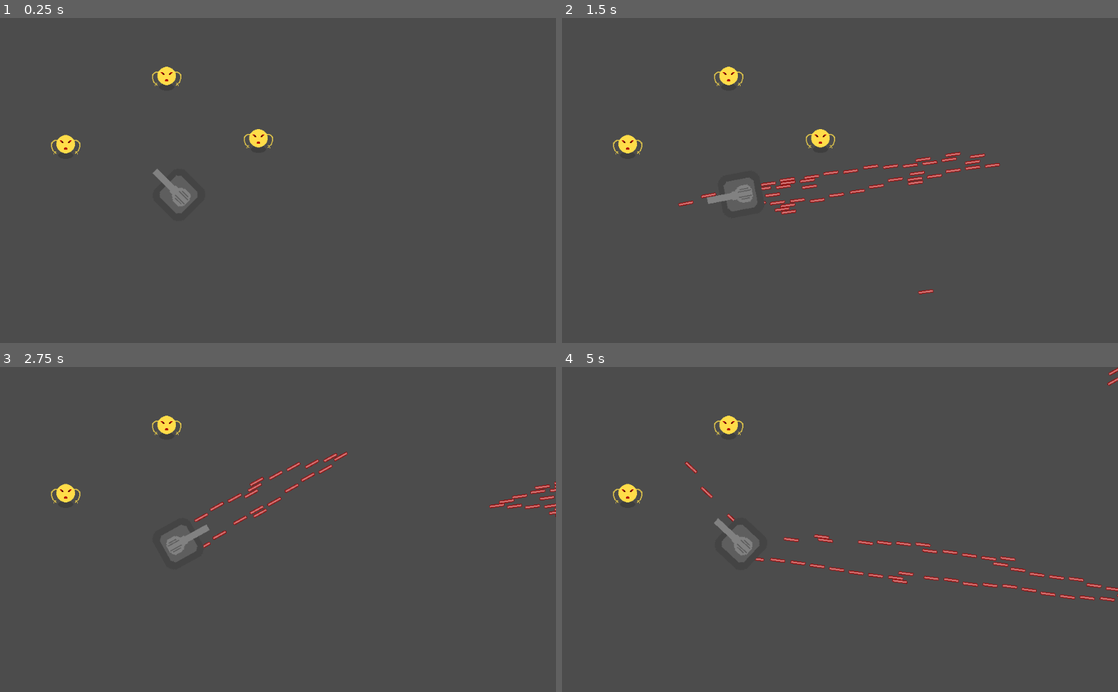
Above: before the commit, frames 1-4 (two rows, left to right).
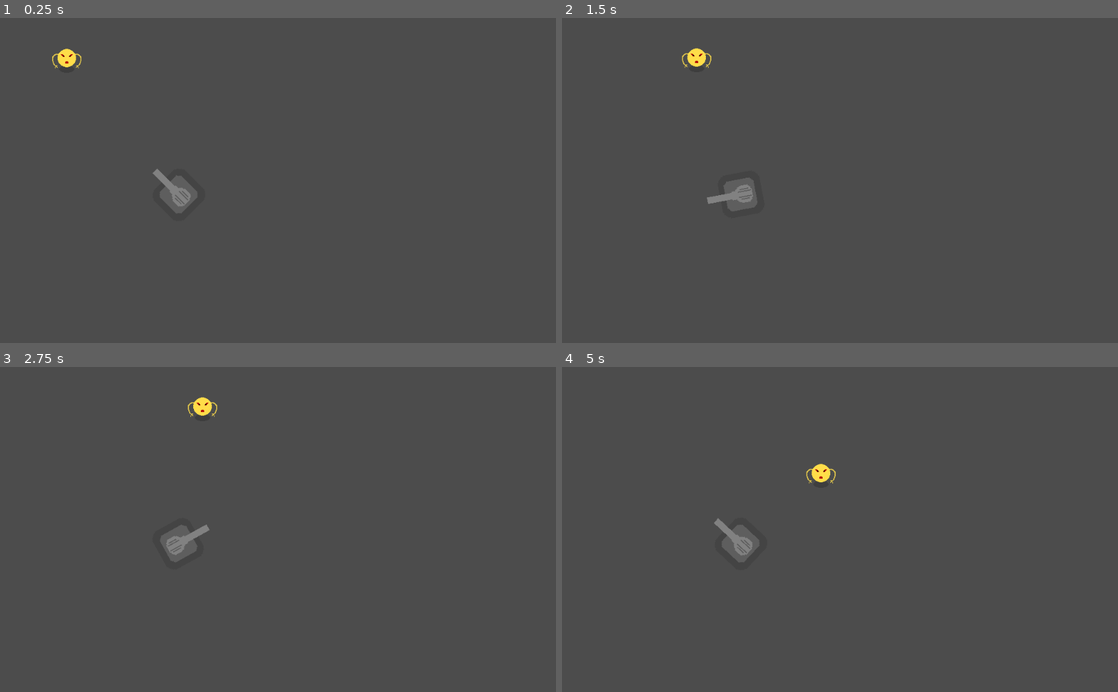
Above: after the commit, the same moments.

Repository: Latiang/tower-defense-godot
Game: Godot game, scene res://TestLevel.tscn
The game is run twice, just before and just after one commit, with the same random seed, the same clock (stepped at 60 frames per second) and the same inputs. The project has no main scene, so this scene is started directly.
Inputs (mouse positions are in pixels of both pictures, inside the frame that each line leads up to):
- Up to frame 1 (0.25 s): no input
- Up to frame 2 (1.5 s): move the mouse to (962, 164) at 0.52 s; press the mouse at (962, 164) at 0.53 s; move the mouse to (728, 196) at 1.27 s; release the mouse at (728, 196) at 1.28 s; click (728, 196) at 1.35 s
- Up to frame 3 (2.75 s): move the mouse to (333, 458) at 2.02 s; press the mouse at (333, 458) at 2.03 s
- Up to frame 4 (5 s): move the mouse to (812, 594) at 2.77 s; release the mouse at (812, 594) at 2.78 s; click (812, 594) at 2.85 s; move the mouse to (1006, 578) at 3.52 s; press the mouse at (1006, 578) at 3.53 s; move the mouse to (673, 480) at 4.27 s; release the mouse at (673, 480) at 4.28 s; click (673, 480) at 4.35 s

The runs differ from the first frame. In frame 1, 0.7% of the frame differs, in the area x 9-50%, y 9-43%; in frame 2, 1.9%, in the area x 9-79%, y 9-86%; in frame 3, 1.4%; in frame 4, 1.7%.
Error after the commit: Invalid get index 'bullet_speed' (on base: 'KinematicBody2D (Bullet.gd)'). (res://Gun.gd:19)

Commit message:
Added a Path2D object which Enemies follow and improved code

Diff:
--- a/code/Bullet.gd
+++ b/code/Bullet.gd
@@ -5,12 +5,12 @@
 # var a = 2
 # var b = "text"
 
-var bullet_speed = 500
+export var speed = 500
 var velocity = Vector2()
 
 # Called when the node enters the scene tree for the first time.
 func _ready():
-	pass # Replace with function body.
+	pass
 
 
 # Called every frame. 'delta' is the elapsed time since the previous frame.
--- a/code/Bullet.tscn
+++ b/code/Bullet.tscn
@@ -18,6 +18,7 @@
 [node name="Bullet" type="KinematicBody2D"]
 z_index = 20
 z_as_relative = false
+collision_mask = 0
 script = ExtResource( 1 )
 
 [node name="CollisionShape2D" type="CollisionShape2D" parent="."]
--- a/code/Enemy.gd
+++ b/code/Enemy.gd
@@ -1,19 +1,24 @@
-extends Area2D
+extends PathFollow2D
 
 
-# Declare member variables here. Examples:
-# var a = 2
-# var b = "text"
+export (float) var SPEED = 100
 
 
 # Called when the node enters the scene tree for the first time.
 func _ready():
 	pass # Replace with function body.
 
+# Called every frame.
+func _physics_process(delta):
+	offset += SPEED * delta # Move along the parent Path2D
 
-# Called every frame. 'delta' is the elapsed time since the previous frame.
-#func _process(delta):
-#	pass
+	if unit_offset >= 1:
+		path_finished()
 
-func _on_Enemy_body_entered(body):
+# Reached end of path. Remove
+func path_finished():
 	queue_free()
+
+# Collision with bullet. Remove
+func _on_Area2D_body_entered(body):
+	queue_free()
--- a/code/Enemy.tscn
+++ b/code/Enemy.tscn
@@ -2,10 +2,6 @@
 
 [ext_resource path="res://assets/enemy.png" type="Texture" id=1]
 [ext_resource path="res://Enemy.gd" type="Script" id=2]
-
-[sub_resource type="CapsuleShape2D" id=1]
-radius = 17.3055
-height = 0.152893
 
 [sub_resource type="SpriteFrames" id=2]
 animations = [ {
@@ -15,15 +11,22 @@
 "speed": 5.0
 } ]
 
-[node name="Enemy" type="Area2D"]
-gravity = 0.0
+[sub_resource type="CapsuleShape2D" id=1]
+radius = 17.3055
+height = 0.152893
+
+[node name="Enemy" type="PathFollow2D"]
+rotate = false
+loop = false
 script = ExtResource( 2 )
 
-[node name="CollisionShape2D" type="CollisionShape2D" parent="."]
+[node name="Area2D" type="Area2D" parent="."]
+
+[node name="AnimatedSprite" type="AnimatedSprite" parent="Area2D"]
+position = Vector2( 0.208023, -0.729065 )
+frames = SubResource( 2 )
+
+[node name="CollisionShape2D" type="CollisionShape2D" parent="Area2D"]
 position = Vector2( 0.187363, -0.539261 )
 shape = SubResource( 1 )
-
-[node name="AnimatedSprite" type="AnimatedSprite" parent="."]
-position = Vector2( 0.208023, -0.729065 )
-frames = SubResource( 2 )
-[connection signal="body_entered" from="." to="." method="_on_Enemy_body_entered"]
+[connection signal="body_entered" from="Area2D" to="." method="_on_Area2D_body_entered"]
--- /dev/null
+++ b/code/MobPath.gd
@@ -0,0 +1,10 @@
+extends Path2D
+
+# Called when the node enters the scene tree for the first time.
+func _ready():
+	pass
+
+# Spawn an enemy
+func spawn():
+	var mob = preload("res://Enemy.tscn").instance()
+	add_child(mob)
--- /dev/null
+++ b/code/MobPath.tscn
@@ -0,0 +1,12 @@
+[gd_scene load_steps=3 format=2]
+
+[ext_resource path="res://MobPath.gd" type="Script" id=1]
+
+[sub_resource type="Curve2D" id=1]
+_data = {
+"points": PoolVector2Array( 0, 0, 0, 0, 97.3268, 74.5033, 0, 0, 0, 0, 476.399, 73.005, 0, 0, 0, 0, 477.897, 377.161, 0, 0, 0, 0, 779.057, 363.677, 0, 0, 0, 0, 904.914, 506.016 )
+}
+
+[node name="MobPath" type="Path2D"]
+curve = SubResource( 1 )
+script = ExtResource( 1 )
--- /dev/null
+++ b/code/TestLevel.gd
@@ -0,0 +1,11 @@
+extends Node
+
+
+# Level start.
+func _ready():
+	$MobPath.spawn()
+
+
+# Called every frame. 'delta' is the elapsed time since the previous frame.
+#func _process(delta):
+#	pass
--- a/code/TestLevel.tscn
+++ b/code/TestLevel.tscn
@@ -1,18 +1,13 @@
-[gd_scene load_steps=3 format=2]
+[gd_scene load_steps=4 format=2]
 
 [ext_resource path="res://Turret.tscn" type="PackedScene" id=1]
-[ext_resource path="res://Enemy.tscn" type="PackedScene" id=2]
+[ext_resource path="res://MobPath.tscn" type="PackedScene" id=2]
+[ext_resource path="res://TestLevel.gd" type="Script" id=3]
 
 [node name="TestLevel" type="Node"]
+script = ExtResource( 3 )
 
 [node name="Turret" parent="." instance=ExtResource( 1 )]
 position = Vector2( 328.919, 325.821 )
 
-[node name="Enemy" parent="." instance=ExtResource( 2 )]
-position = Vector2( 306.67, 107.572 )
-
-[node name="Enemy2" parent="." instance=ExtResource( 2 )]
-position = Vector2( 121.264, 233.648 )
-
-[node name="Enemy3" parent="." instance=ExtResource( 2 )]
-position = Vector2( 476.184, 223.053 )
+[node name="MobPath" parent="." instance=ExtResource( 2 )]
--- a/code/Turret.gd
+++ b/code/Turret.gd
@@ -2,19 +2,17 @@
 
 export (PackedScene) var Bullet
 
-# Declare member variables here. Examples:
-# var a = 2
-# var b = "text"
-
 
 # Called when the node enters the scene tree for the first time.
 func _ready():
-	pass # Replace with function body.
+	pass
 
 
-# Called every frame. 'delta' is the elapsed time since the previous frame.
+# Run every frame. Shoot bullet if mouse pressed
 func _process(delta):
 	$AnimatedSprite.rotation = position.angle_to_point(get_viewport().get_mouse_position()) - PI/2
 	if Input.is_action_pressed("mouse_left_click"):
-		var bullet_dir = (position-get_viewport().get_mouse_position()).normalized()
-		$Gun.spawn_bullet(position, bullet_dir)
+		fire((position-get_viewport().get_mouse_position()).normalized())
+
+func fire(dir : Vector2):
+	$Gun.spawn_bullet(position, dir)
